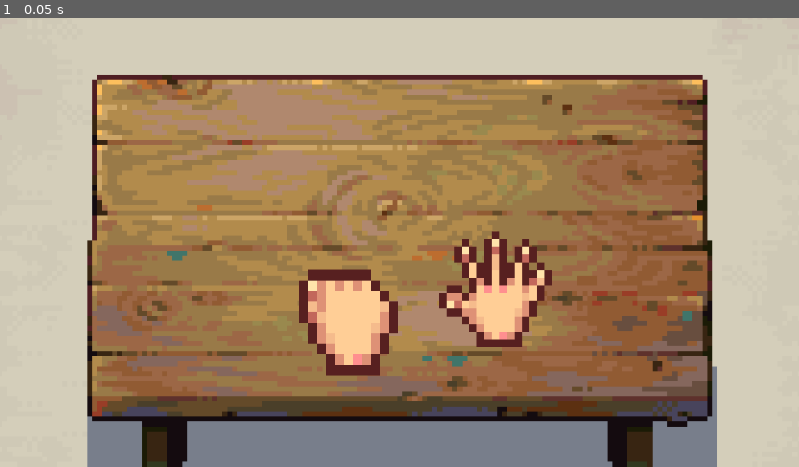
Above: before the commit, frame 1.
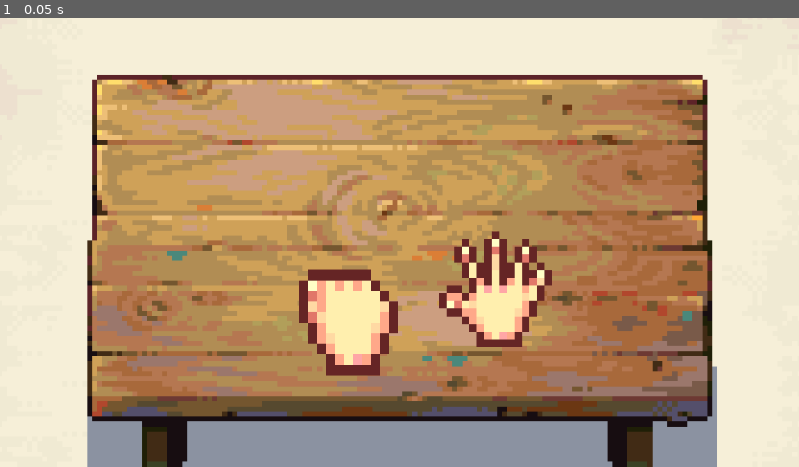
Above: after the commit, the same moment.

Repository: octonoodle/daydream-2025
Game: Godot game, scene res://MainScene.tscn
The game is run twice, just before and just after one commit, with the same random seed, the same clock (stepped at 60 frames per second) and the same inputs. This scene is started directly instead of the project's main scene.
Inputs:
- Up to frame 1 (0.05 s): no input

The runs differ from the first frame. In frame 1, 60% of the frame differs, in the area x 0-100%, y 0-100%.

Commit message:
vision blur

Diff:
--- a/MainScene.gdshader
+++ b/MainScene.gdshader
@@ -1,17 +1,33 @@
 shader_type canvas_item;
 
 uniform sampler2D SCREEN_TEXTURE : hint_screen_texture, filter_linear_mipmap;
-uniform float blur_strength : hint_range(0.0, 1.0) = 0.0;
+uniform float blur_strength : hint_range(0.0, 1.0) = 1.0;
 
 void fragment() {
-    vec2 size = 1.0 / SCREEN_PIXEL_SIZE;
-    float offset = blur_strength * 4.0;
+    // Much stronger base offset for dramatic blur
+    float offset = blur_strength * 0.1;
 
-    vec4 col = texture(SCREEN_TEXTURE, SCREEN_UV) * 0.4;
-    col += texture(SCREEN_TEXTURE, SCREEN_UV + vec2(offset, 0.0) / size) * 0.15;
-    col += texture(SCREEN_TEXTURE, SCREEN_UV - vec2(offset, 0.0) / size) * 0.15;
-    col += texture(SCREEN_TEXTURE, SCREEN_UV + vec2(0.0, offset) / size) * 0.15;
-    col += texture(SCREEN_TEXTURE, SCREEN_UV - vec2(0.0, offset) / size) * 0.15;
+    // Start with center sample
+    vec4 col = texture(SCREEN_TEXTURE, SCREEN_UV) * 0.2;
+
+    // Multiple rings of samples for smoother, stronger blur
+    // Inner ring
+    col += texture(SCREEN_TEXTURE, SCREEN_UV + vec2(offset * 0.5, 0.0)) * 0.1;
+    col += texture(SCREEN_TEXTURE, SCREEN_UV - vec2(offset * 0.5, 0.0)) * 0.1;
+    col += texture(SCREEN_TEXTURE, SCREEN_UV + vec2(0.0, offset * 0.5)) * 0.1;
+    col += texture(SCREEN_TEXTURE, SCREEN_UV - vec2(0.0, offset * 0.5)) * 0.1;
+
+    // Outer ring for stronger effect
+    col += texture(SCREEN_TEXTURE, SCREEN_UV + vec2(offset, 0.0)) * 0.08;
+    col += texture(SCREEN_TEXTURE, SCREEN_UV - vec2(offset, 0.0)) * 0.08;
+    col += texture(SCREEN_TEXTURE, SCREEN_UV + vec2(0.0, offset)) * 0.08;
+    col += texture(SCREEN_TEXTURE, SCREEN_UV - vec2(0.0, offset)) * 0.08;
+
+    // Diagonal samples for smoother blur
+    col += texture(SCREEN_TEXTURE, SCREEN_UV + vec2(offset * 0.7, offset * 0.7)) * 0.06;
+    col += texture(SCREEN_TEXTURE, SCREEN_UV - vec2(offset * 0.7, offset * 0.7)) * 0.06;
+    col += texture(SCREEN_TEXTURE, SCREEN_UV + vec2(offset * 0.7, -offset * 0.7)) * 0.06;
+    col += texture(SCREEN_TEXTURE, SCREEN_UV - vec2(offset * 0.7, -offset * 0.7)) * 0.06;
 
     COLOR = col;
 }
--- a/MainScene.tscn
+++ b/MainScene.tscn
@@ -1,8 +1,14 @@
-[gd_scene load_steps=4 format=3 uid="uid://cn7d1wiijwcqn"]
+[gd_scene load_steps=7 format=3 uid="uid://bnob02rrk00e"]
 
 [ext_resource type="Texture2D" uid="uid://b1jb4lk27itnd" path="res://FgfkaZ3XwAMemG3.png" id="1_3mqji"]
+[ext_resource type="Shader" uid="uid://cpkdiqse30i1b" path="res://MainScene.gdshader" id="2_rf2cd"]
 [ext_resource type="Texture2D" uid="uid://bv40f5f42h1kd" path="res://back1.png" id="2_rpqi1"]
+[ext_resource type="Script" uid="uid://dxujtwo436251" path="res://color_rect.gd" id="3_a814b"]
 [ext_resource type="Texture2D" uid="uid://coxrfib5qslb0" path="res://back21.png" id="3_uxrcv"]
+
+[sub_resource type="ShaderMaterial" id="ShaderMaterial_rf2cd"]
+shader = ExtResource("2_rf2cd")
+shader_parameter/blur_strength = 0.0
 
 [node name="MainScene" type="Node2D"]
 
@@ -24,3 +30,13 @@
 position = Vector2(509, 394)
 scale = Vector2(12.9375, 15.25)
 texture = ExtResource("3_uxrcv")
+
+[node name="CanvasLayer" type="CanvasLayer" parent="."]
+
+[node name="ColorRect" type="ColorRect" parent="CanvasLayer"]
+material = SubResource("ShaderMaterial_rf2cd")
+offset_left = -453.0
+offset_top = -274.0
+offset_right = 1591.0
+offset_bottom = 1232.0
+script = ExtResource("3_a814b")
--- /dev/null
+++ b/node_2d.tscn
@@ -0,0 +1,3 @@
+[gd_scene format=3 uid="uid://mi42u18hfvqe"]
+
+[node name="Node2D" type="Node2D"]
